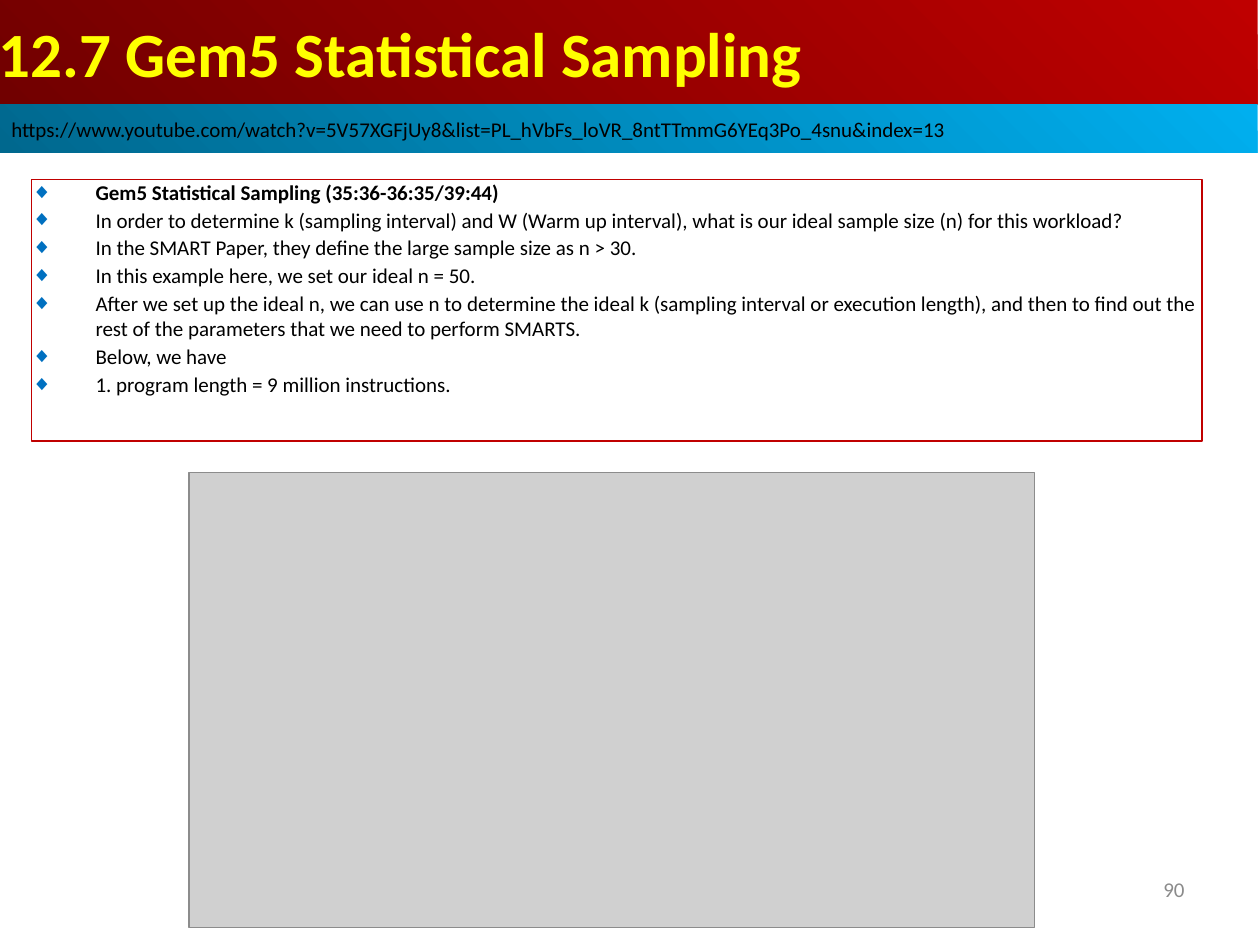
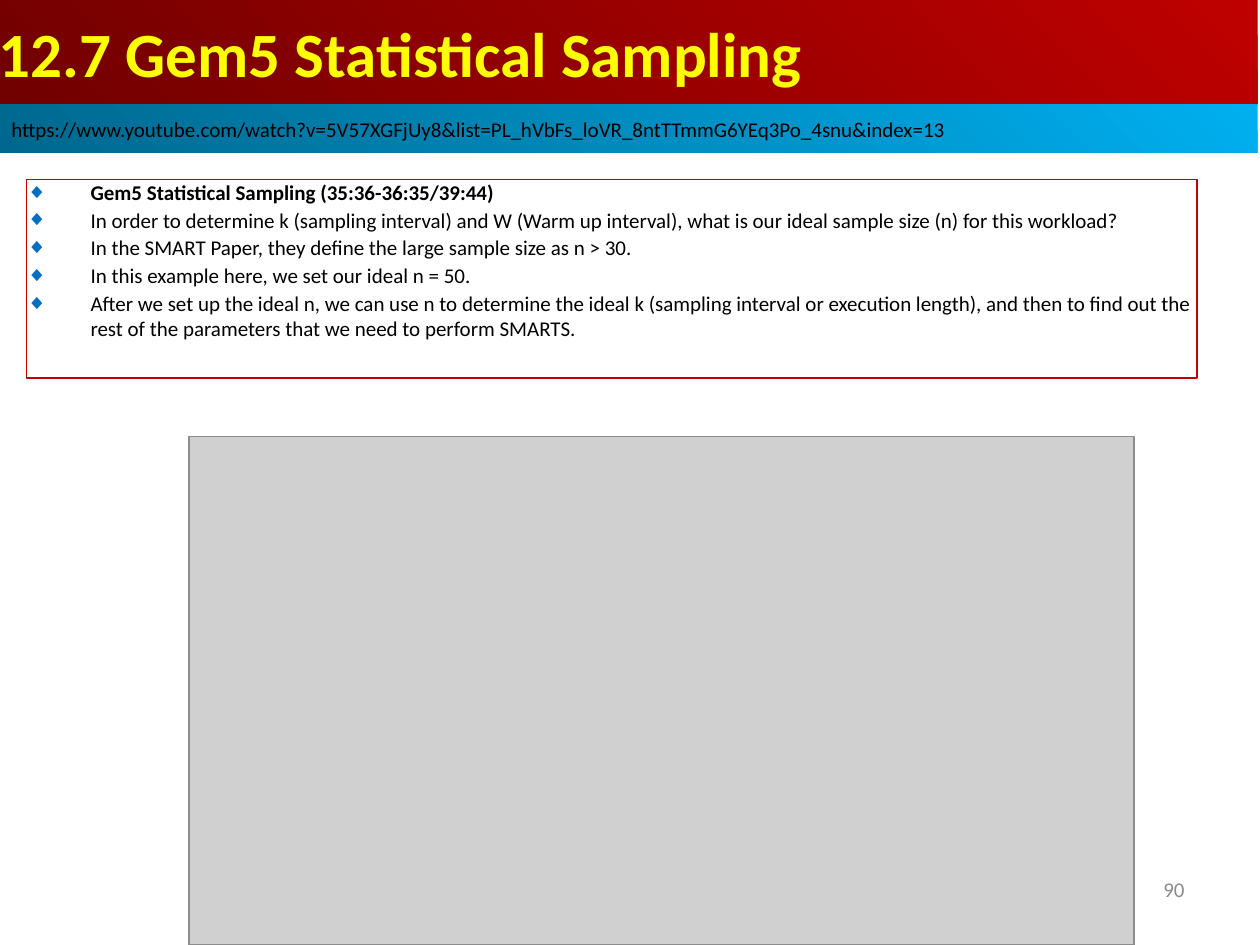
Before and after one commit to peterhchen/AIU_CS850_Gem5_McPAT, a slide deck: slide 90 of 050_Gem5/013.SampleSim/000_Video/013.SampleSim.ppt. Drawn at 1260x945 pixels with LibreOffice and Linux fonts; fonts in the diff are those of the drawing; grey boxes stand for pictures. Boxes give left, top, right and bottom in pixels: in the first picture for what was removed or moved away, otherwise in the second. Text is boxed around its words. In the diff, an @@ line names an element or a change of style, - is before the commit and + after.

```diff
--- a/050_Gem5/013.SampleSim/000_Video/013.SampleSim.ppt
+++ b/050_Gem5/013.SampleSim/000_Video/013.SampleSim.ppt
@@ rectangle "Gem5 Statistical Sampling (35:36-36:35/39:44)": place and size @@
-rectangle "Gem5 Statistical Sampling (35:36-36:35/39:44)" at (32,179,1202,441)
+rectangle "Gem5 Statistical Sampling (35:36-36:35/39:44)" at (26,179,1197,378)
@@ text in rectangle at (96,349,450,396): paragraphs removed @@
-◆ Below, we have
-◆ 1. program length = 9 million instructions.
@@ picture: place and size @@
-picture at (189,472,1034,927)
+picture at (189,437,1134,945)
```
Also in this commit, not shown: 2 other slides changed, 1 slide added.
